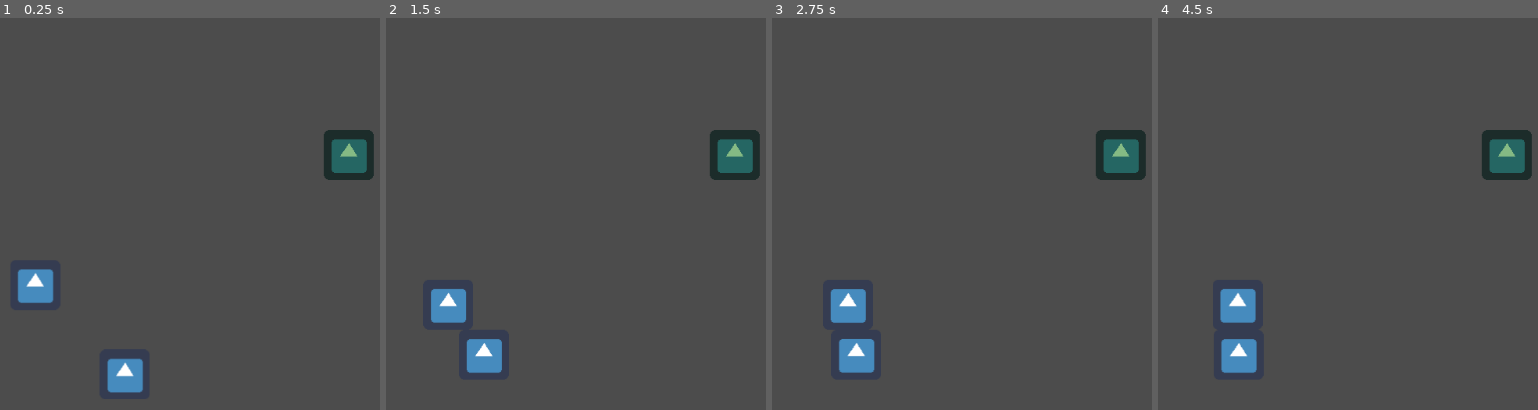
Above: before the commit, frames 1-4 (left to right).
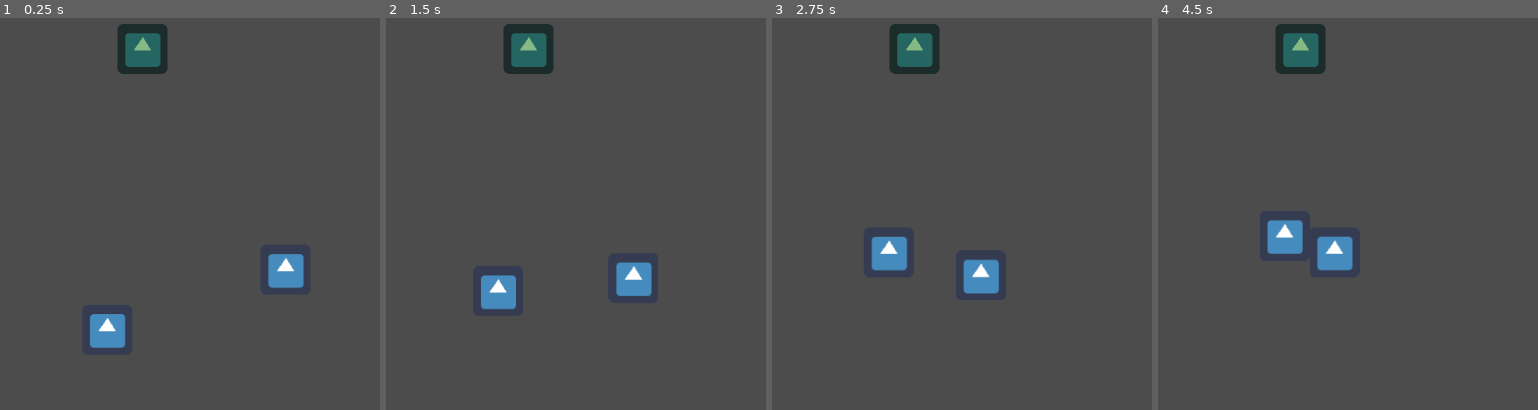
Above: after the commit, the same moments.

Repository: Zerotodeath/Side-game
Game: Godot game, scene res://test.tscn
Two runs of this game, one before a commit and one after it. Both use one fixed random seed, a clock stepped at 60 frames per second and the inputs below. The engine's default icon, where the game draws it, is replaced by a stand-in: a white triangle on a blue panel in a dark square.
Inputs:
- Up to frame 1 (0.25 s): no input
- Up to frame 2 (1.5 s): no input
- Up to frame 3 (2.75 s): no input
- Up to frame 4 (4.5 s): no input

The runs differ from the first frame. In frame 1, 6.6% of the frame differs, in the area x 4-99%, y 1-96%; in frame 2, 6.5%; in frame 3, 6.6%; in frame 4, 6.6%.

Commit message:
made plant into scene

Diff:
--- a/Side game/AI_one.gd
+++ b/Side game/AI_one.gd
@@ -33,8 +33,7 @@
 	$hithurtbox.connect("area_exited", self, "_on_hithurtbox_area_exited")
 	$Timer.connect("timeout", self, "hit_timer")
 func _physics_process(delta):
-	print(eating)
-	if health < 0:
+	if health <= 0:
 		queue_free()
 	if target != null:
 		velocity = position.direction_to(target.global_position) * run_speed
@@ -67,3 +66,4 @@
 
 func hit_timer():
 	target.health -= damage
+	print(target, target.health)
--- a/Side game/Plant.gd
+++ b/Side game/Plant.gd
@@ -1,11 +1,9 @@
 extends StaticBody2D
 
 export var can_be_eaten = true
+export var health = 50
 
-func _ready():
-	pass # Replace with function body.
-
-
-# Called every frame. 'delta' is the elapsed time since the previous frame.
-#func _process(delta):
-#	pass
+func _process(delta):
+	if health < 0:
+		queue_free()
+	print("plant", health)
--- /dev/null
+++ b/Side game/Plant.tscn
@@ -0,0 +1,34 @@
+[gd_scene load_steps=5 format=2]
+
+[ext_resource path="res://Plant.gd" type="Script" id=1]
+[ext_resource path="res://icon.png" type="Texture" id=2]
+
+[sub_resource type="RectangleShape2D" id=1]
+extents = Vector2( 32, 32 )
+
+[sub_resource type="CircleShape2D" id=2]
+radius = 240.0
+
+[node name="Plant" type="StaticBody2D" groups=[
+"Plant",
+]]
+position = Vector2( 536, 296 )
+script = ExtResource( 1 )
+__meta__ = {
+"_edit_group_": true
+}
+
+[node name="Sprite" type="Sprite" parent="."]
+modulate = Color( 0.67451, 0.92549, 0.627451, 1 )
+self_modulate = Color( 0.776471, 0.792157, 0.827451, 1 )
+texture = ExtResource( 2 )
+
+[node name="CollisionShape2D" type="CollisionShape2D" parent="."]
+shape = SubResource( 1 )
+
+[node name="Lure" type="Area2D" parent="."]
+collision_layer = 4
+collision_mask = 2
+
+[node name="CollisionShape2D" type="CollisionShape2D" parent="Lure"]
+shape = SubResource( 2 )
--- a/Side game/test.tscn
+++ b/Side game/test.tscn
@@ -1,50 +1,22 @@
-[gd_scene load_steps=6 format=2]
+[gd_scene load_steps=3 format=2]
 
-[ext_resource path="res://icon.png" type="Texture" id=1]
+[ext_resource path="res://Plant.tscn" type="PackedScene" id=1]
 [ext_resource path="res://First AI1.tscn" type="PackedScene" id=2]
-[ext_resource path="res://Plant.gd" type="Script" id=3]
-
-[sub_resource type="RectangleShape2D" id=1]
-extents = Vector2( 32, 32 )
-
-[sub_resource type="CircleShape2D" id=2]
-radius = 240.0
 
 [node name="Node2D" type="Node2D"]
 __meta__ = {
 "_edit_lock_": true
 }
 
+[node name="Plant" parent="." instance=ExtResource( 1 )]
+position = Vector2( 240, 64 )
+
 [node name="AI 1" parent="." instance=ExtResource( 2 )]
-position = Vector2( 96, 360 )
+position = Vector2( 192, 432 )
 health = 152
 damage = 12
 
 [node name="AI 2" parent="." instance=ExtResource( 2 )]
-position = Vector2( 224, 488 )
+position = Vector2( 432, 344 )
 health = 75
 damage = 45
-
-[node name="Plant" type="StaticBody2D" parent="." groups=[
-"Plant",
-]]
-position = Vector2( 504, 200 )
-script = ExtResource( 3 )
-__meta__ = {
-"_edit_group_": true
-}
-
-[node name="Sprite" type="Sprite" parent="Plant"]
-modulate = Color( 0.67451, 0.92549, 0.627451, 1 )
-self_modulate = Color( 0.776471, 0.792157, 0.827451, 1 )
-texture = ExtResource( 1 )
-
-[node name="CollisionShape2D" type="CollisionShape2D" parent="Plant"]
-shape = SubResource( 1 )
-
-[node name="Lure" type="Area2D" parent="Plant"]
-collision_layer = 4
-collision_mask = 2
-
-[node name="CollisionShape2D" type="CollisionShape2D" parent="Plant/Lure"]
-shape = SubResource( 2 )
